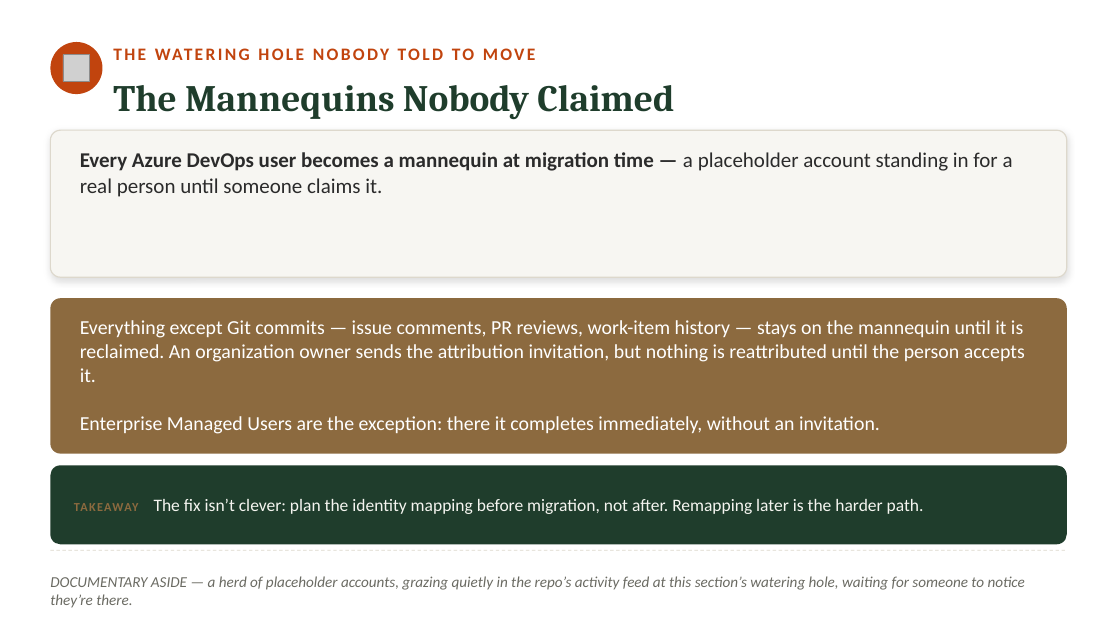
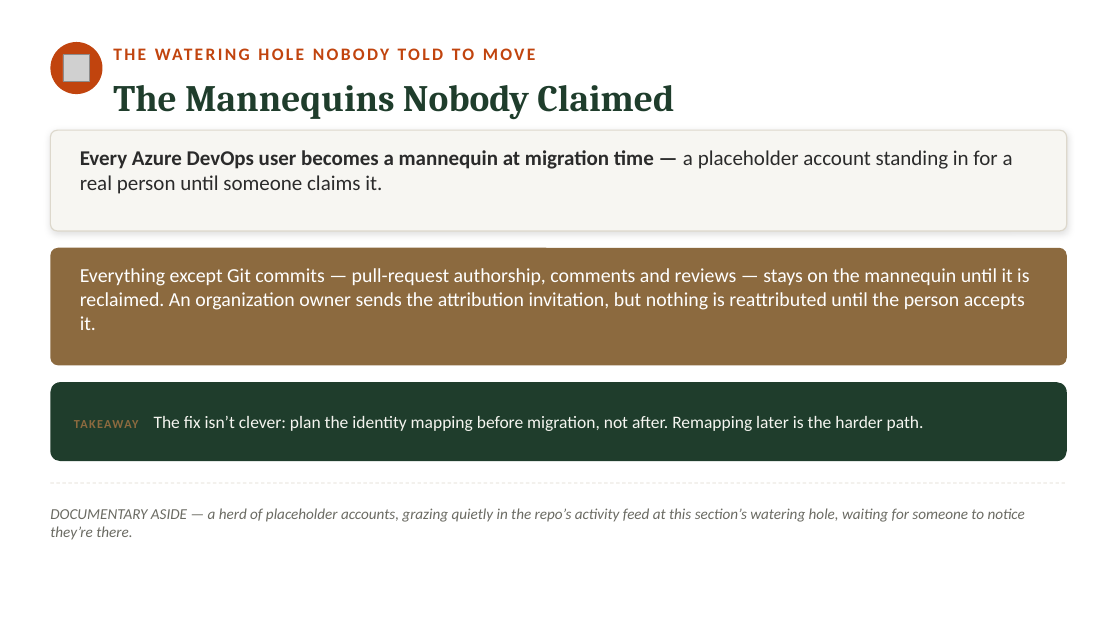
Before and after one commit to neumann1990/Azure_DevOps_To_GitHub, a slide deck: slide 46 of presentation/azure-devops-to-github-the-great-migration-FULL-DECK.pptx (slide 52 before the commit). Drawn at 1120x630 pixels with LibreOffice and Linux fonts; fonts in the diff are those of the drawing; grey boxes stand for pictures. Boxes give left, top, right and bottom in pixels: in the first picture for what was removed or moved away, otherwise in the second. Text is boxed around its words. In the diff, an @@ line names an element or a change of style, - is before the commit and + after.

```diff
--- a/presentation/azure-devops-to-github-the-great-migration-FULL-DECK.pptx
+++ b/presentation/azure-devops-to-github-the-great-migration-FULL-DECK.pptx
@@ rounded rectangle: place and size @@
-rounded rectangle at <box>50,130,1067,277</box>
+rounded rectangle at <box>50,130,1067,231</box>
@@ rounded rectangle: place and size @@
-rounded rectangle at <box>50,298,1067,454</box>
+rounded rectangle at <box>50,248,1067,365</box>
@@ text at <box>80,268,1029,330</box>: text changed @@
-Everything except Git commits — issue comments, PR reviews, work-item history — stays on the mannequin until it is reclaimed. An organization owner sends the attribution invitation, but nothing is reattributed until the person accepts it.
-Enterprise Managed Users are the exception: there it completes immediately, without an invitation.
+Everything except Git commits — pull-request authorship, comments and reviews — stays on the mannequin until it is reclaimed. An organization owner sends the attribution invitation, but nothing is reattributed until the person accepts it.
@@ text "TAKEAWAY The fix isn’t clever: ...": place and size @@
-text "TAKEAWAY The fix isn’t clever: ..." at <box>154,499,924,514</box>
+text "TAKEAWAY The fix isn’t clever: ..." at <box>154,416,924,431</box>
@@ rounded rectangle: place and size @@
-rounded rectangle at <box>50,465,1067,544</box>
+rounded rectangle at <box>50,382,1067,461</box>
@@ text "DOCUMENTARY ASIDE — a herd ...": place and size @@
-text "DOCUMENTARY ASIDE — a herd ..." at <box>50,576,1025,608</box>
+text "DOCUMENTARY ASIDE — a herd ..." at <box>50,508,1025,540</box>
@@ line moved from (50, 550) - (1067, 550) to (50, 483) - (1067, 483) @@
```
Also in this commit, not shown: 19 other slides changed, 5 slides removed.
